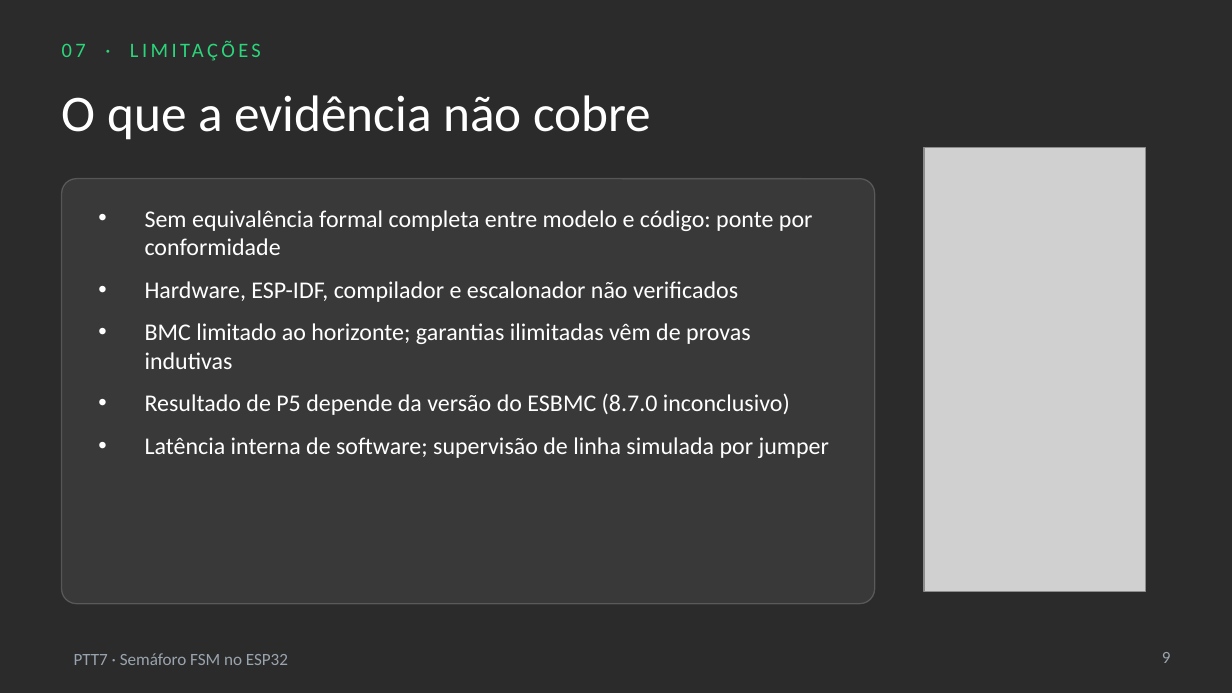
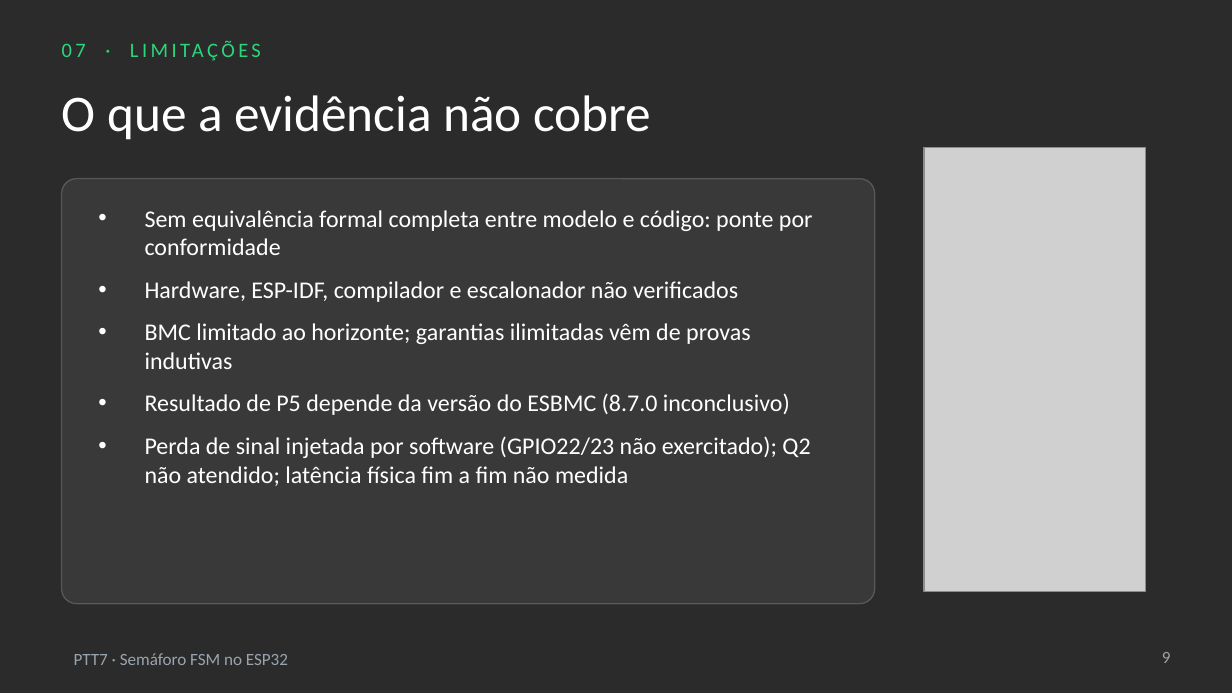
Before and after one commit to MatheusOrange211/ptt7-semaforo-fsm, a slide deck: slide 9 of docs/entrega/final/slides_apresentacao_final.pptx. Drawn at 1232x693 pixels with LibreOffice and Linux fonts; fonts in the diff are those of the drawing; grey boxes stand for pictures; background and template pictures are left out; a plain dark background stands for a picture behind light text. Boxes give left, top, right and bottom in pixels: in the first picture for what was removed or moved away, otherwise in the second. Text is boxed around its words. In the diff, an @@ line names an element or a change of style, - is before the commit and + after.

Commit message:
Resultados de bancada 24/11: Q3 completo, Q2 exploratório
- Logs brutos da bancada física ESP32 (falha1-4, s1_lat) e saída original de analysis/out
- Evidência consolidada em docs/validacao/evidencias/resultados_bancada_2026-11-24.md
- Q3: 200/200 injeções convergiram ao estado seguro; recuperação 200/200
- Q2: protocolo não atendido (0/30 válidas de T4); evidência exploratória (LREC mediana 14 us, n=23)
  e latência lógica de T4 (1 passo em 4002/4002 casos, tests/test_t4_latencia_logica.c)
- app_config.h: pinagem da montagem física e comentários de jumpers (16->33, 17->32), supervisão HW=0
- analyze.py: leitura robusta de descartes.csv e separação de registros LAT controlados/incidentais
- Relatório técnico, matriz, manual, bancada, especificação, roteiro e slides finais atualizados

```diff
--- a/docs/entrega/final/slides_apresentacao_final.pptx
+++ b/docs/entrega/final/slides_apresentacao_final.pptx
@@ text at <box>145,436,810,486</box>: text changed @@
-• Latência interna de software; supervisão de linha simulada por jumper
+• Perda de sinal injetada por software (GPIO22/23 não exercitado); Q2 não atendido; latência física fim a fim não medida
```
Also in this commit, not shown: 4 other slides changed, 28 other files.
